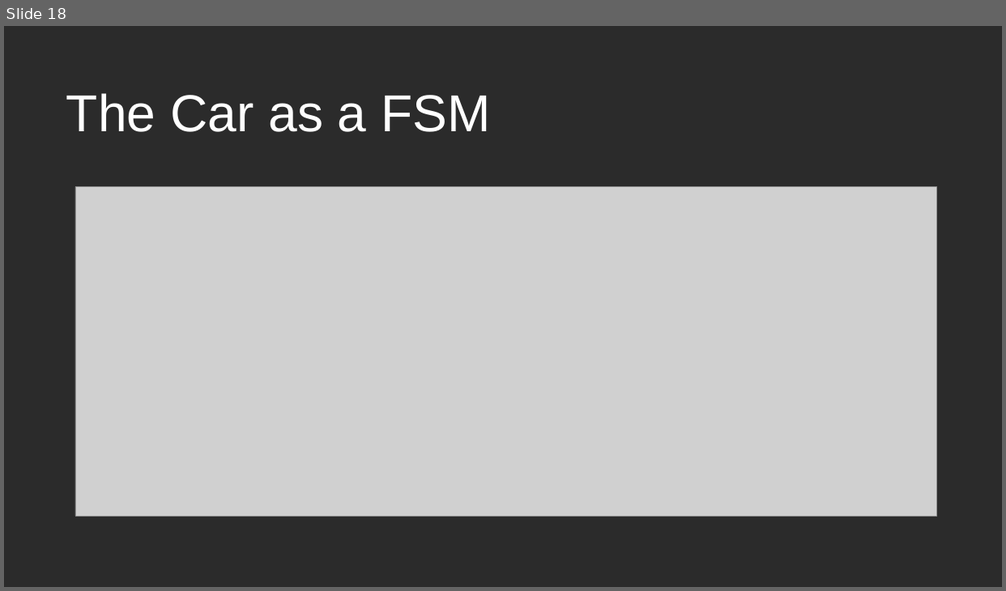
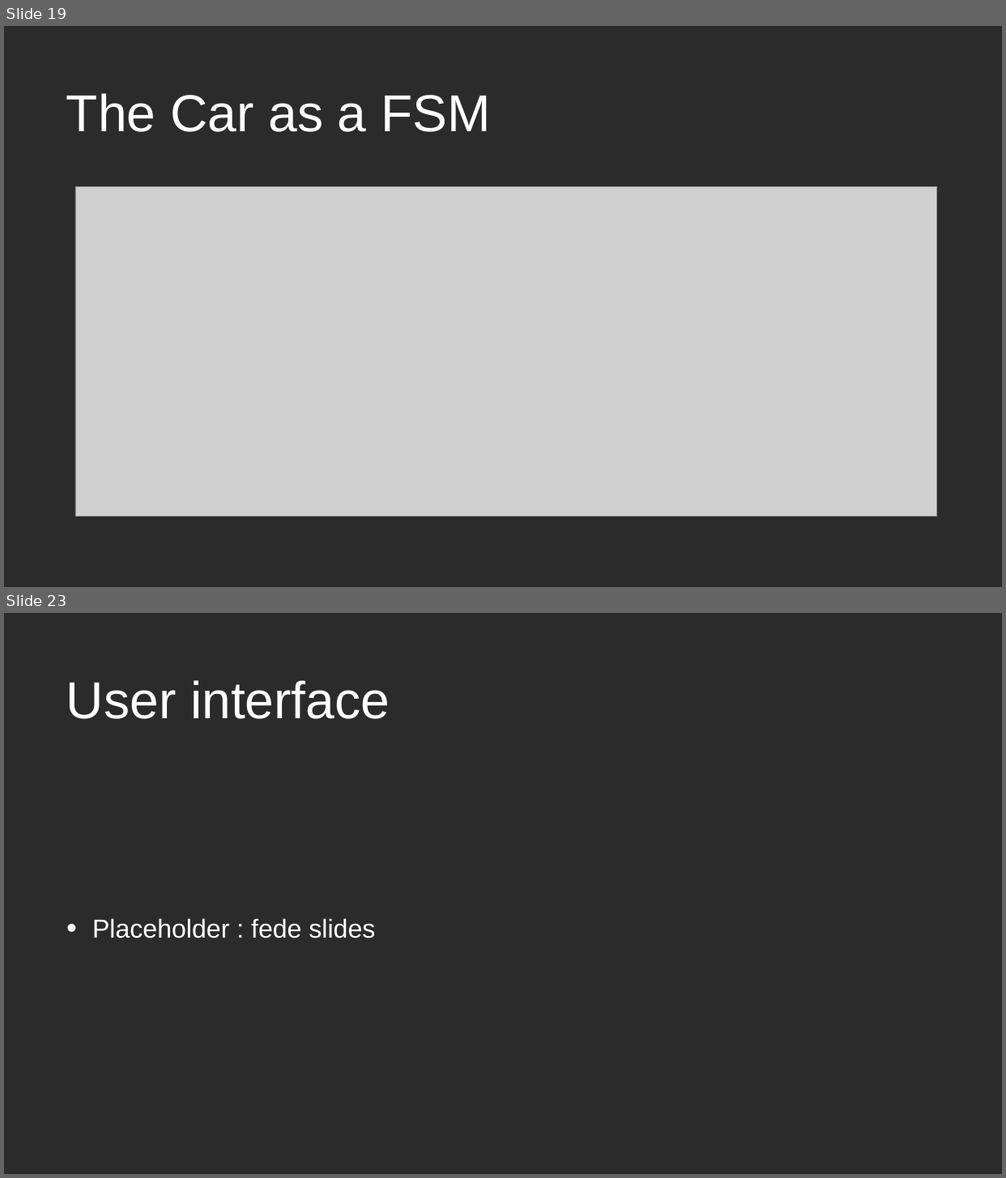
Before and after one commit to insidioso93/PowerEnJoyProject, a slide deck: presentation-integrated.odp. Shown one above the other, each under a label of ours: slide 18 before the commit, slides 19 and 23 after it; the slides between them are not shown. The pictures are 1006x591 and 1006x1178 pixels, drawn with LibreOffice and Linux fonts; fonts in the diff are those of the drawing; grey boxes stand for pictures; background and template pictures are left out; a plain dark background stands for a picture behind light text. Boxes give left, top, right and bottom in pixels: in the first picture for what was removed or moved away, otherwise in the second. Text is boxed around its words. In the diff, an @@ line names an element or a change of style, - is before the commit and + after.

```diff
--- a/presentation-integrated.odp
+++ b/presentation-integrated.odp
@@ slide 23 added at <box>4,613,1002,1174</box>, background picture (left out) @@
@@ text added at <box>66,680,390,719</box>, 100 pt, text #FFFFFF @@
+User interface
@@ text added at <box>92,918,375,939</box>, 50 pt, text #FFFFFF @@
+• Placeholder : fede slides
@@ what was slide 18 is now slide 19 @@
```
Also in this commit, not shown: 2 slides changed, 7 other slides added, 1 other file.
